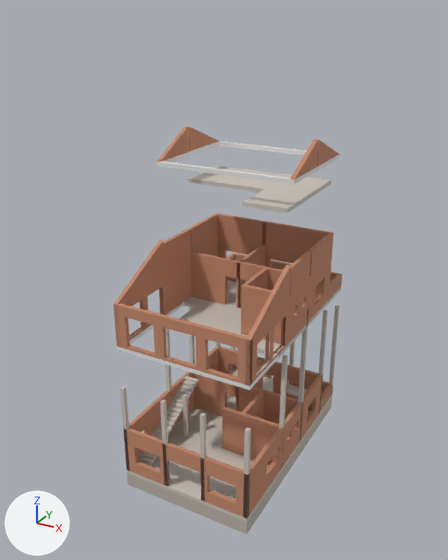
The glTF model docs/konkan_house_exploded.glb as it was, and as the next commit left it.
One viewpoint serves both versions: a camera (50 mm lens) standing at (51.2, -99.6, 88.5) and looking at (-1.9, -3.1, 40.2). Arrows for +X, +Y and +Z are at lower left; the lights stay in place. Where no turn or scale is listed for an object, it has been applied to the vertices. Vertices at the same position are counted once.
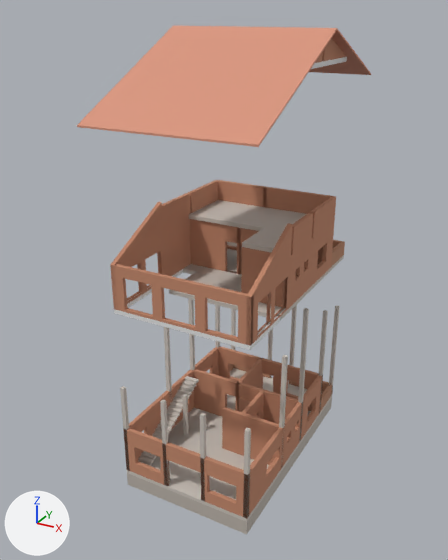
Location of each change, (x1, y1, x2, y2) in pixels of the pictures (448 x 560 px):
'Gable_Roof', added (beige): after (77, 25, 371, 147)
'Living_Kitchen_2_South', moved: before (114, 303, 253, 385); after (111, 264, 254, 346)
'Floor_Slab_2', moved: before (188, 166, 331, 199); after (189, 200, 306, 231)
'Living_Kitchen_2_East', mesh moved: before (245, 265, 290, 386); after (246, 223, 292, 346)
'Living_Kitchen_2_West', mesh moved: before (114, 240, 166, 346); after (110, 202, 165, 310)
'Bedroom_2_South', moved: before (190, 251, 242, 307); after (190, 219, 242, 274)
'Bedroom_3_North', moved: before (262, 221, 334, 301); after (263, 186, 336, 268)
'Staircase_Landing_West', moved: before (162, 229, 191, 314); after (160, 193, 191, 276)
'Bedroom_2_North', moved: before (216, 213, 266, 282); after (215, 180, 267, 250)
'Floor_Slab_1.001', moved: before (179, 305, 301, 356); after (169, 272, 303, 319)
'Bathroom_2_South', moved: before (241, 284, 291, 345); after (241, 247, 293, 309)
'Bathroom_2_East', moved: before (288, 252, 311, 344); after (290, 213, 313, 307)
'Bedroom_3_East', moved: before (308, 233, 332, 322); after (310, 197, 335, 287)
'Floor_Slab_1', moved: before (184, 280, 341, 334); after (183, 242, 344, 299)
'Bedroom_2_West', moved: before (189, 214, 218, 257); after (188, 180, 218, 213)
'Beam_1.002', moved: before (120, 347, 245, 389); after (118, 310, 246, 349)
'Bedroom_3_South', moved: before (236, 261, 311, 322); after (237, 228, 313, 288)
'Beam_3.001', moved (not visible afterwards): before (156, 161, 296, 185)
'Roof_Wall_East_1', mesh moved: before (315, 139, 339, 167); after (322, 38, 346, 61)
'Roof_Wall_East_2', mesh moved: before (290, 140, 318, 180); after (315, 52, 323, 63)
'Roof_Wall_West_2', mesh moved (not visible afterwards): before (156, 127, 188, 162)
'Beam_3', moved (not visible afterwards): before (218, 141, 340, 159)
'Roof_Wall_West_1', mesh moved (not visible afterwards): before (188, 127, 218, 151)
'Beam_1.001', moved: before (245, 353, 280, 390); after (246, 316, 281, 350)
'Upper_Verandah_East', moved: before (329, 275, 341, 299); after (331, 242, 344, 267)
'Beam_3.003', moved: before (296, 155, 338, 183); after (311, 57, 345, 69)
'Beam_1', moved: before (117, 302, 184, 351); after (114, 269, 183, 314)
'Upper_Verandah_North', moved: before (232, 253, 342, 287); after (332, 240, 345, 255)
'Beam_3.002', moved (not visible afterwards): before (165, 142, 218, 162)

The change, as a list of edits to the scene's bpy script:
```text
Change me_living_kitchen_2_east:
    where me_living_kitchen_2_east.from_pydata(...)  # 24 vertices, 36 faces; spans x 12.7..13.5, y -22.5..-7.5, z 32.1..47.9
    me_living_kitchen_2_east part 1: the whole mesh is moved by (0.0, 0.0, 7.5)
Change me_living_kitchen_2_west:
    where me_living_kitchen_2_west.from_pydata(...)  # 24 vertices, 36 faces; spans x -13.5..-12.7, y -22.5..-7.5, z 32.1..47.9
    me_living_kitchen_2_west part 2: the whole mesh is moved by (0.0, 0.0, 7.5)
Change me_roof_wall_west_1:
    where me_roof_wall_west_1.from_pydata(...)  # 6 vertices, 8 faces; spans x -13.5..-12.7, y 2.9..14.5, z 62.9..67.6
    me_roof_wall_west_1 part 3: the whole mesh is moved by (0.0, 0.0, 17.5)
Change me_roof_wall_west_2:
    where me_roof_wall_west_2.from_pydata(...)  # 6 vertices, 8 faces; spans x -13.5..-12.7, y -7.5..2.1, z 62.9..67.6
    me_roof_wall_west_2 part 4: the whole mesh is moved by (0.0, 0.0, 17.5)
Change me_roof_wall_east_1:
    where me_roof_wall_east_1.from_pydata(...)  # 6 vertices, 8 faces; spans x 12.7..13.5, y 2.9..14.5, z 62.9..67.6
    me_roof_wall_east_1 part 5: the whole mesh is moved by (0.0, 0.0, 17.5)
Change me_roof_wall_east_2:
    where me_roof_wall_east_2.from_pydata(...)  # 6 vertices, 8 faces; spans x 12.7..13.5, y -7.5..2.1, z 62.9..67.6
    me_roof_wall_east_2 part 6: the whole mesh is moved by (0.0, 0.0, 17.5)
Add me_gable_roof_mesh:
    me_gable_roof_mesh.from_pydata([(-15.5, 23.8, 76.6), (-15.5, 2.5, 85.2), (-15.5, -25.4, 71.6), (15.5, 23.8, 76.6), (15.5, 2.5, 85.2), (15.5, -25.4, 71.6), (-15.5, 23.8, 76.9), (-15.5, 2.5, 85.5), (-15.5, -25.4, 71.9), (15.5, 23.8, 76.9), (15.5, 2.5, 85.5), (15.5, -25.4, 71.9)], [], [(6, 7, 10), (6, 10, 9), (7, 8, 11), (7, 11, 10), (0, 3, 4), (0, 4, 1), (1, 4, 5), (1, 5, 2), (0, 6, 9), (0, 9, 3), (2, 5, 11), (2, 11, 8), (1, 4, 10), (1, 10, 7), (0, 1, 7), (0, 7, 6), (1, 2, 8), (1, 8, 7), (3, 9, 10), (3, 10, 4), (4, 10, 11), (4, 11, 5)])
    me_gable_roof_mesh.materials.append(mat_roof)  # beige #da957c
Change ob_staircase_landing_west:
    ob_staircase_landing_west.location: (-13.1, -2.5, 39.6) -> (-13.1, -2.5, 47.1)
Change ob_living_kitchen_2_south:
    ob_living_kitchen_2_south.location: (0.0, -22.1, 36.3) -> (0.0, -22.1, 43.8)
Change ob_floor_slab_1:
    ob_floor_slab_1.location: (0.0, 10.8, 31.7) -> (0.0, 10.8, 39.2)
Change ob_floor_slab_1_001:
    ob_floor_slab_1_001.location: (2.0, -5.9, 31.7) -> (2.0, -5.9, 39.2)
Change ob_beam_1:
    ob_beam_1.location: (-13.1, -11.5, 31.7) -> (-13.1, -11.5, 39.2)
Change ob_beam_1_001:
    ob_beam_1_001.location: (13.1, -16.5, 31.7) -> (13.1, -16.5, 39.2)
Change ob_beam_1_002:
    ob_beam_1_002.location: (0.0, -22.1, 31.7) -> (0.0, -22.1, 39.2)
Change ob_upper_verandah_north:
    ob_upper_verandah_north.location: (0.0, 22.1, 33.6) -> (0.0, 22.1, 41.1)
Change ob_upper_verandah_east:
    ob_upper_verandah_east.location: (13.1, 18.1, 33.6) -> (13.1, 18.1, 41.1)
Change ob_bedroom_2_north:
    ob_bedroom_2_north.location: (-7.3, 14.1, 39.6) -> (-7.3, 14.1, 47.1)
Change ob_bedroom_2_south:
    ob_bedroom_2_south.location: (-7.3, 2.5, 37.1) -> (-7.3, 2.5, 44.6)
Change ob_bedroom_2_west:
    ob_bedroom_2_west.location: (-13.1, 8.3, 39.6) -> (-13.1, 8.3, 47.1)
Change ob_bedroom_3_north:
    ob_bedroom_3_north.location: (5.8, 14.1, 39.6) -> (5.8, 14.1, 47.1)
Change ob_bedroom_3_south:
    ob_bedroom_3_south.location: (5.8, 2.5, 37.1) -> (5.8, 2.5, 44.6)
Change ob_bedroom_3_east:
    ob_bedroom_3_east.location: (13.1, 8.3, 39.6) -> (13.1, 8.3, 47.1)
Change ob_bathroom_2_south:
    ob_bathroom_2_south.location: (8.8, -7.1, 37.1) -> (8.8, -7.1, 44.6)
Change ob_bathroom_2_east:
    ob_bathroom_2_east.location: (13.1, -2.3, 39.6) -> (13.1, -2.3, 47.1)
Change ob_floor_slab_2:
    ob_floor_slab_2.location: (-0.1, 7.7, 57.5) -> (-0.1, 7.7, 50.0)
Change ob_beam_3:
    ob_beam_3.location: (0.0, 14.1, 62.5) -> (0.0, 14.1, 80.0)
Change ob_beam_3_001:
    ob_beam_3_001.location: (0.0, -7.1, 62.5) -> (0.0, -7.1, 80.0)
Change ob_beam_3_002:
    ob_beam_3_002.location: (-13.1, 3.5, 62.5) -> (-13.1, 3.5, 80.0)
Change ob_beam_3_003:
    ob_beam_3_003.location: (13.1, 3.5, 62.5) -> (13.1, 3.5, 80.0)
Add ob_gable_roof:
    ob_gable_roof = bpy.data.objects.new('Gable_Roof', me_gable_roof_mesh)
    ob_gable_roof.location = (0.0, 0.0, 0.0)
```
